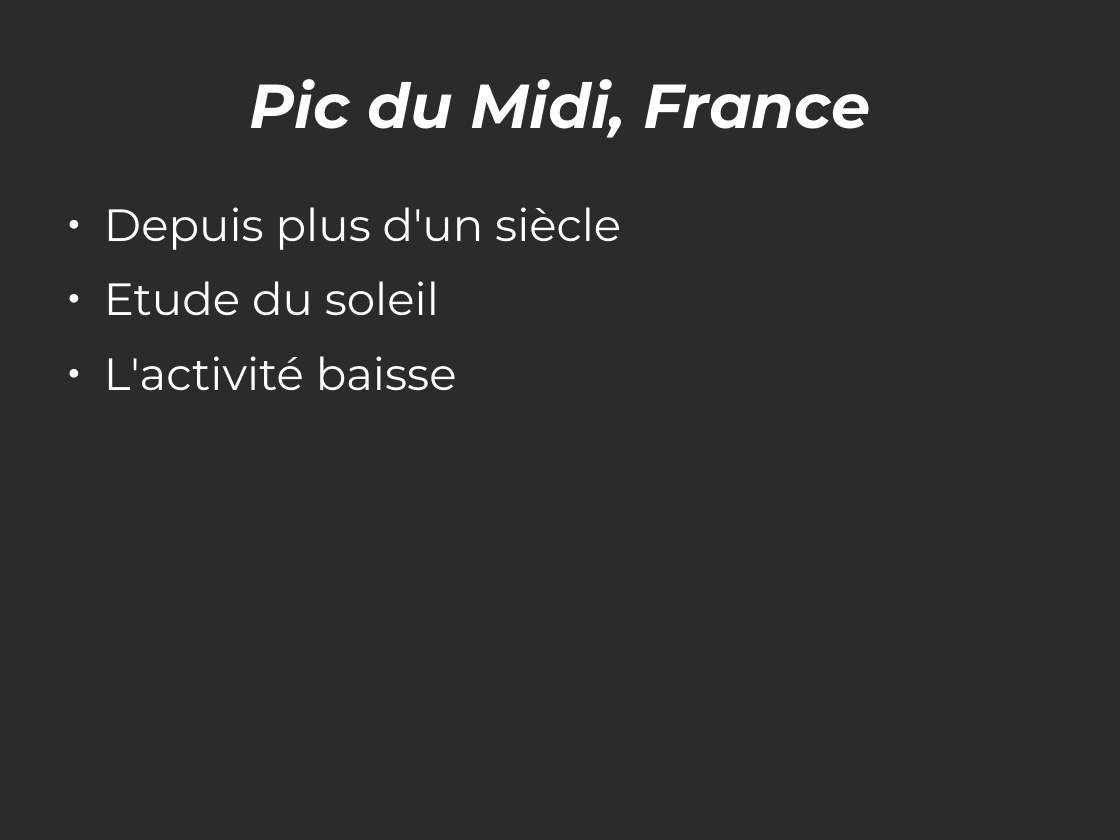
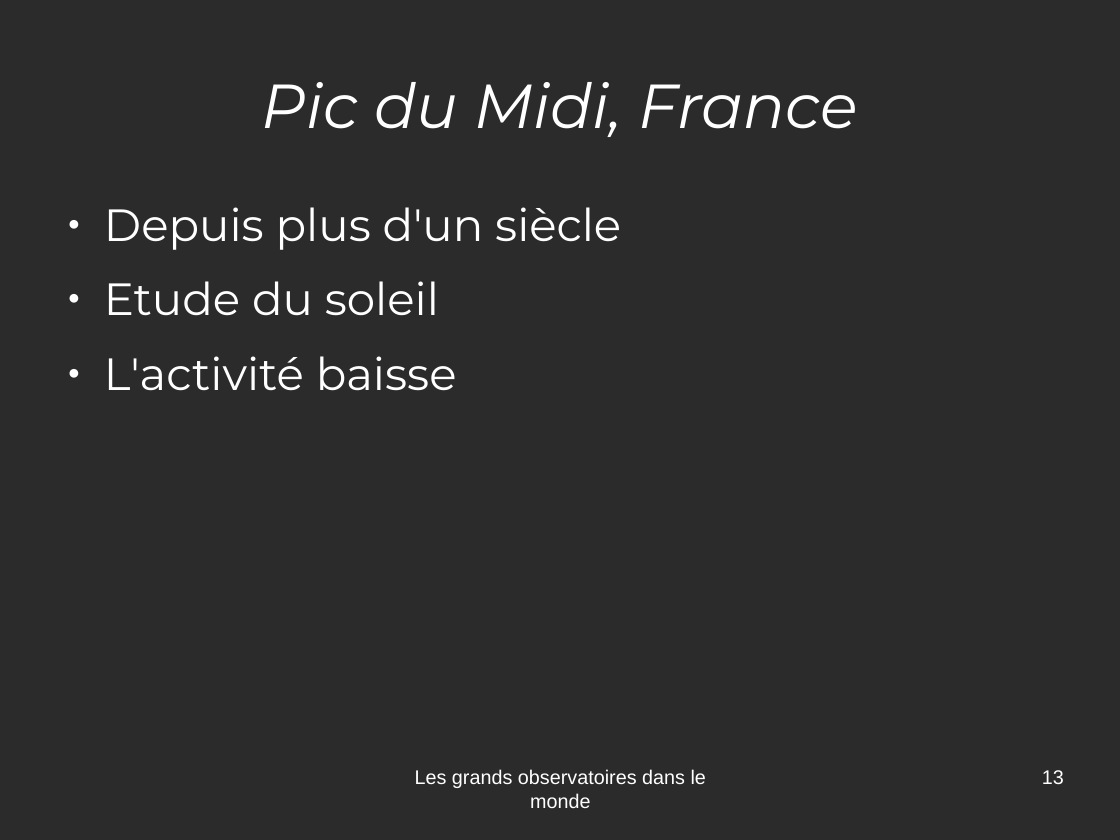
Before and after one commit to jcarnu/qf-astro, a slide deck: slide 13 of Ressources/Presentations/Observatoires.odp (slide 10 before the commit). Drawn at 1120x840 pixels with LibreOffice and Linux fonts; fonts in the diff are those of the drawing; background and template pictures are left out; a plain dark background stands for a picture behind light text. Boxes give left, top, right and bottom in pixels: in the first picture for what was removed or moved away, otherwise in the second. Text is boxed around its words. In the diff, an @@ line names an element or a change of style, - is before the commit and + after.

```diff
--- a/Ressources/Presentations/Observatoires.odp
+++ b/Ressources/Presentations/Observatoires.odp
@@ title "Pic du Midi, France" at [262,82,858,137]: bold off @@
@@ text added at [415,769,706,808], 14 pt, text #FFFFFF @@
+Les grands observatoires dans le monde
@@ page number added at [1042,770,1064,784], 14 pt, text #FFFFFF @@
+13
```
Also in this commit, not shown: 16 other slides changed, 4 slides added, 1 slide removed, 8 other files.
